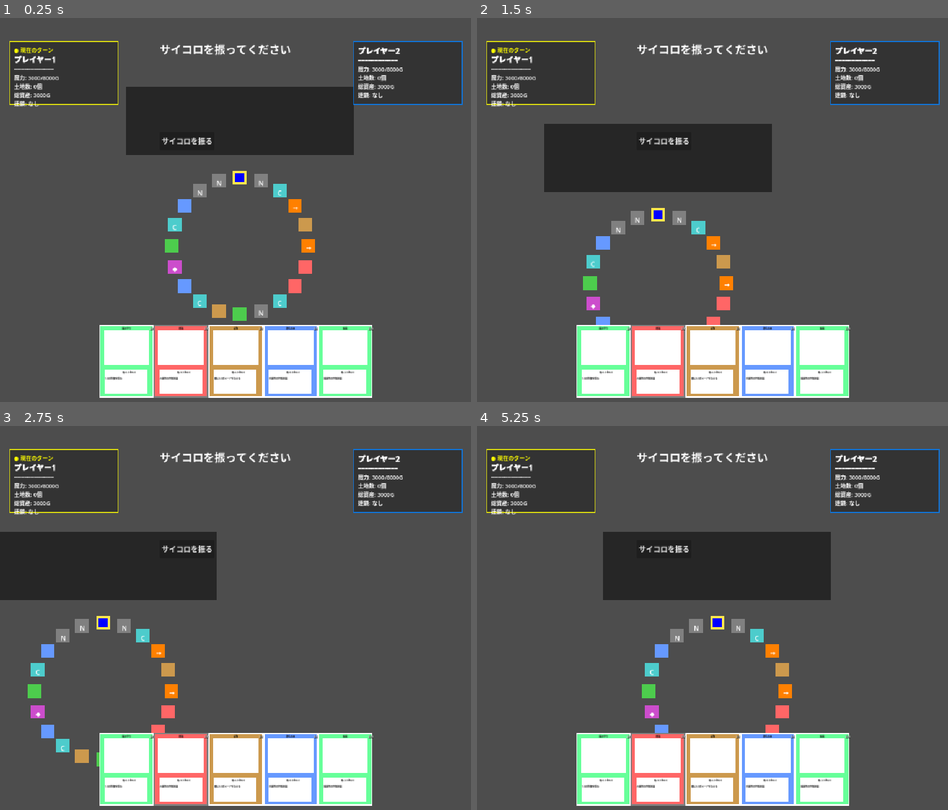
Above: before the commit, frames 1-4 (two rows, left to right).
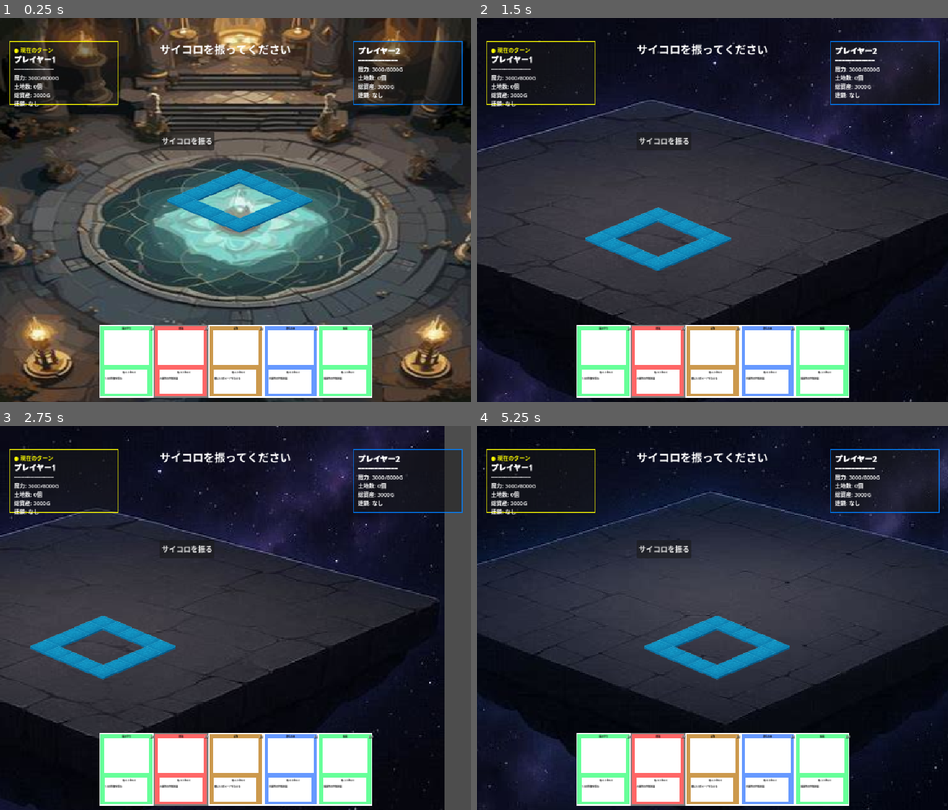
Above: after the commit, the same moments.

Repository: hiro0909yoshi/cardbattlegame
Game: Godot game, scene res://scenes/game.tscn
The game is run twice, just before and just after one commit, with the same random seed, the same clock (stepped at 60 frames per second) and the same inputs.
Inputs (mouse positions are in pixels of both pictures, inside the frame that each line leads up to):
- Up to frame 1 (0.25 s): no input
- Up to frame 2 (1.5 s): tap Enter at 0.5 s; move the mouse to (816, 190) at 0.52 s; hold Right (ui_right) 0.53-1.25 s; tap M at 0.6 s; click (816, 190) at 0.67 s; tap Space at 0.77 s; tap B at 0.8 s; drag from (618, 229) to (688, 286) at 1.27 s
- Up to frame 3 (2.75 s): move the mouse to (282, 533) at 2.02 s; hold Right (ui_right) from 2.03 s (still down); hold 1 from 2.03 s (still down); tap 2 at 2.3 s
- Up to frame 4 (5.25 s): release Right (ui_right) at 2.75 s; release 1 at 2.75 s; drag from (688, 694) to (571, 560) at 2.77 s; move the mouse to (853, 675) at 3.52 s; hold Left (ui_left) 3.53-4.25 s; hold 3 3.53-4.25 s; tap Space at 3.77 s; tap 4 at 3.8 s; drag from (571, 560) to (641, 522) at 4.27 s; move the mouse to (736, 618) at 5.02 s; hold Down (ui_down) from 5.03 s (still down); tap M at 5.1 s; click (736, 618) at 5.17 s

The runs differ from the first frame. In frame 1, 58% of the frame differs, in the area x 0-100%, y 0-100%; in frame 2, 68%; in frame 3, 65%; in frame 4, 80%.

Commit message:
背景問題

Diff:
--- a/scenes/game.tscn
+++ b/scenes/game.tscn
@@ -7,11 +7,4 @@
 
 [node name="Hand" type="Node2D" parent="."]
 
-[node name="PlayArea" type="ColorRect" parent="."]
-offset_left = 150.0
-offset_top = 50.0
-offset_right = 650.0
-offset_bottom = 200.0
-color = Color(0, 0, 0, 0.501961)
-
 [node name="BoardMap" type="Node2D" parent="."]
--- a/scripts/board_system.gd
+++ b/scripts/board_system.gd
@@ -7,7 +7,7 @@
 const GameConstants = preload("res://scripts/game_constants.gd")
 
 # ボード設定
-var board_tiles = []  # マスの配列（ColorRect）
+var board_tiles = []  # マスの配列（TextureRect）
 var tile_data = []    # マスのデータ配列
 var total_tiles = GameConstants.TOTAL_TILES  # マスの総数
 
@@ -43,35 +43,87 @@
 
 		tile_data.append({
 			"type": type,
-			"element": get_random_element() if type == TileType.NORMAL else "",
+			"element": "水",  # 全て水属性に固定
 			"index": i,
 			"is_special": false,  # 特殊マスフラグ
 			"special_type": 0     # 特殊マスタイプ
 		})
 
-# ボードマップを生成（UIノードに追加）
+# ボードマップを生成（菱形配置）
 func create_board(parent_node: Node):
-	var center = Vector2(400, 400)  # ボードの中心
-	var radius = 150  # 円の半径
-
-	for i in range(total_tiles):
-		# 円形にマスを配置
-		var angle = (2 * PI * i) / total_tiles - PI/2
-		var pos = center + Vector2(cos(angle), sin(angle)) * radius
-
-		# マスを表す四角形を作成
-		var tile = ColorRect.new()
-		tile.size = Vector2(30, 30)
-		tile.position = pos - tile.size / 2  # 中心に配置
-
-		# マスの色を設定（特殊マスは後で上書きされる）
-		if tile_data[i].type == TileType.START:
-			tile.color = GameConstants.SPECIAL_TILE_COLORS["START"]
-		elif tile_data[i].type == TileType.CHECKPOINT:
-			tile.color = GameConstants.SPECIAL_TILE_COLORS["CHECKPOINT"]
-		else:
-			# 通常マスは属性色
-			tile.color = get_element_color(tile_data[i].element)
+	var center = Vector2(400, 300)  # マップ中心
+	var tile_spacing = 80  # タイル間隔
+
+	print("\n=== タイル作成開始 ===")
+	print("タイル間隔: ", tile_spacing)
+	print("中心位置: ", center)
+
+	# 菱形配置の定義（20マス）
+	var diamond_layout = [
+		#1段目
+		[Vector2(0, -0.68)],
+		#2段目
+		[Vector2(-0.4, -0.51), Vector2(0.4, -0.51)],
+		# 3段目
+		[Vector2(-0.8, -0.34), Vector2(0.8, -0.34)],
+		# 4段目
+		[Vector2(-1.2, -0.17),Vector2(1.2, -0.17)],
+		# 5段目
+		[Vector2(-1.6, 0), Vector2(1.6, 0)],
+		# 6段目
+		[Vector2(-1.2, 0.17),  Vector2(1.2, 0.17)],
+		# 7段目
+		[Vector2(-0.8, 0.34), Vector2(0.8, 0.34)],
+		#8段目
+		[Vector2(-0.4, 0.51), Vector2(0.4, 0.51)],
+		#9段目
+		[Vector2(0, 0.68)]
+	]
+
+	# 全ての位置を一つの配列にまとめる
+	var all_positions = []
+	for row in diamond_layout:
+		for offset in row:
+			all_positions.append(center + offset * tile_spacing)
+
+	# タイル作成
+	for i in range(min(total_tiles, all_positions.size())):
+		var pos = all_positions[i]
+
+		# マスを表す画像を作成
+		var tile = TextureRect.new()
+
+		# ============ タイルサイズ変更テスト ============
+		# アイソメトリック比率（2:1）でサイズ設定
+		var tile_size = Vector2(64, 32)  # 幅100、高さ50
+		tile.custom_minimum_size = tile_size  # 最小サイズを強制
+		tile.size = tile_size
+
+		print("\nタイル ", i, " 作成:")
+		print("  設定サイズ: ", tile_size)
+		print("  位置: ", pos)
+
+		# 位置設定（タイルの中心を基準に）
+		tile.position = pos - tile_size / 2
+
+		# 下の方が手前に表示されるようにz_indexを設定
+		tile.z_index = int(pos.y / 10)
+
+		# テクスチャ設定
+		tile.texture = load("res://assets/images/tiles/water_tile3.png")
+
+		# ============ stretch_mode変更テスト ============
+		# 複数のモードを試してコメントアウトで切り替え
+		tile.stretch_mode = TextureRect.STRETCH_SCALE  # 強制的に指定サイズに拡大縮小
+		# tile.stretch_mode = TextureRect.STRETCH_KEEP  # 元のサイズを維持
+		# tile.stretch_mode = TextureRect.STRETCH_KEEP_ASPECT_CENTERED  # アスペクト比維持（元の設定）
+		# tile.stretch_mode = TextureRect.STRETCH_KEEP_ASPECT_COVERED  # アスペクト比維持で全体カバー
+
+		# 拡張モード設定（追加テスト）
+		tile.expand_mode = TextureRect.EXPAND_FIT_WIDTH_PROPORTIONAL
+
+		print("  stretch_mode: ", tile.stretch_mode)
+		print("  expand_mode: ", tile.expand_mode)
 
 		# レベル表示用ラベルを追加
 		var level_label = Label.new()
@@ -87,10 +139,19 @@
 		parent_node.add_child(tile)
 		board_tiles.append(tile)
 
+		# 実際のサイズを次のフレームで確認
+		if i == 0:  # 最初のタイルだけ詳細確認
+			await get_tree().process_frame
+			print("  [確認] 実際のサイズ: ", tile.size)
+			print("  [確認] スケール: ", tile.scale)
+			print("  [確認] 親ノードスケール: ", parent_node.scale)
+
+	print("\n=== タイル作成完了 ===\n")
+
 # ランダムな属性を取得
 func get_random_element() -> String:
-	var elements = ["火", "水", "風", "土"]
-	return elements[randi() % elements.size()]
+	# 現在は全て水属性なので使用しない
+	return "水"
 
 # 属性に応じた色を取得
 func get_element_color(element: String) -> Color:
@@ -234,7 +295,7 @@
 			# SpecialTileSystemから色を取得
 			var special_system = get_tree().get_root().get_node_or_null("Game/SpecialTileSystem")
 			if special_system:
-				tile.color = special_system.get_special_tile_color(special_type)
+				tile.modulate = special_system.get_special_tile_color(special_type)
 
 			# 特殊マスマークを追加
 			var mark_label = Label.new()
--- a/scripts/game.gd
+++ b/scripts/game.gd
@@ -1,5 +1,5 @@
 extends Node2D
-# メインゲーム管理スクリプト（Camera/UI分離版）
+# メインゲーム管理スクリプト（背景修正版）
 
 # システムの参照
 var board_system: BoardSystem
@@ -14,9 +14,18 @@
 
 var player_count = 2  # プレイヤー数
 
+# マップ背景管理
+var current_bg_index = 0
+var background_paths = [
+	"res://assets/images/map/map_background1.jpeg",
+	"res://assets/images/map/map_background.png",
+	"res://assets/images/map/map_background2.png",
+	"res://assets/images/map/map_background3.png"
+]
+var current_background = null  # 現在の背景ノード
+
 func _ready():
 	print("=== カルドセプト風ゲーム開始 ===")
-
 
 	initialize_systems()
 	setup_game()
@@ -95,6 +104,21 @@
 		board_map_node.name = "BoardMap"
 		add_child(board_map_node)
 
+	# マップ背景を追加（サイズ自動取得・中央配置）
+	var bg_paths = [
+		"res://assets/images/map/map_background1.jpeg",
+		"res://assets/images/map/map_background.png",
+		"res://assets/images/map/map_background1.png"
+	]
+
+	# 最初に見つかった背景画像を使用
+	for i in range(background_paths.size()):
+		var bg_path = background_paths[i]
+		if FileAccess.file_exists(bg_path):
+			current_bg_index = i
+			load_background(bg_path)
+			break
+
 	# ボードを作成
 	board_system.create_board($BoardMap)
 
@@ -215,3 +239,112 @@
 
 func _on_turn_ended(player_id: int):
 	print("ターン終了: プレイヤー", player_id + 1)
+
+# 背景読み込み関数
+func load_background(bg_path: String):
+	# 既存の背景を削除
+	if current_background and is_instance_valid(current_background):
+		current_background.queue_free()
+
+	print("\n=== 背景読み込み開始 ===")
+	print("パス: ", bg_path)
+
+	if FileAccess.file_exists(bg_path):
+		var texture = load(bg_path)
+		if texture:
+			# 元のテクスチャサイズを記録
+			var original_size = texture.get_size()
+			print("元の画像サイズ: ", original_size)
+
+			# TextureRectを作成（テクスチャ設定前）
+			var background = TextureRect.new()
+			background.name = "MapBackground"
+			background.z_index = -10  # 最背面
+
+			# 統一サイズ: 1500×1000に強制設定
+			var unified_size = Vector2(1500, 1000)
+
+			# サイズを先に設定
+			background.custom_minimum_size = unified_size
+			background.size = unified_size
+
+			# モードを設定
+			background.stretch_mode = TextureRect.STRETCH_SCALE
+			background.expand_mode = TextureRect.EXPAND_IGNORE_SIZE
+
+			# テクスチャは最後に設定
+			background.texture = texture
+
+			# ボードの中心点（board_system.gdの設定値）
+			var board_center = Vector2(400, 300)
+
+			# 中心に配置
+			background.position = board_center - (unified_size / 2)
+
+			print("stretch_mode設定値: ", background.stretch_mode)
+			print("expand_mode設定値: ", background.expand_mode)
+			print("設定したサイズ: ", background.size)
+			print("position: ", background.position)
+
+			$BoardMap.add_child(background)
+			current_background = background
+
+			# 1フレーム待って実際のサイズを確認
+			await get_tree().process_frame
+			print("[確認] 実際のサイズ: ", background.size)
+
+			# サイズが違う場合は強制修正
+			if background.size != unified_size:
+				print("警告: サイズが異なるため強制修正")
+				background.set_size(unified_size)
+				print("[修正後] サイズ: ", background.size)
+
+			print("=== 背景読み込み完了 ===\n")
+		else:
+			print("テクスチャ読み込み失敗:", bg_path)
+	else:
+		print("ファイルが存在しません: ", bg_path)
+
+# 次の背景に切り替え
+func switch_to_next_background():
+	current_bg_index = (current_bg_index + 1) % background_paths.size()
+
+	# 利用可能な背景を探す
+	for i in range(background_paths.size()):
+		var index = (current_bg_index + i) % background_paths.size()
+		var path = background_paths[index]
+		if FileAccess.file_exists(path):
+			current_bg_index = index
+			load_background(path)
+			print("背景切り替え: [", index + 1, "/", background_paths.size(), "] ", path)
+			return
+
+	print("利用可能な背景画像がありません")
+
+# 特定の背景に切り替え
+func switch_to_background(index: int):
+	if index >= 0 and index < background_paths.size():
+		var path = background_paths[index]
+		if FileAccess.file_exists(path):
+			current_bg_index = index
+			load_background(path)
+		else:
+			print("背景画像が見つかりません: ", path)
+	else:
+		print("無効なインデックス: ", index)
+
+# デバッグ入力処理
+func _input(event):
+	if event is InputEventKey and event.pressed:
+		match event.keycode:
+			KEY_M:  # Mキーで次の背景に切り替え
+				switch_to_next_background()
+			KEY_B:  # Bキー + 数字で特定の背景に切り替え
+				if Input.is_key_pressed(KEY_1):
+					switch_to_background(0)
+				elif Input.is_key_pressed(KEY_2):
+					switch_to_background(1)
+				elif Input.is_key_pressed(KEY_3):
+					switch_to_background(2)
+				elif Input.is_key_pressed(KEY_4):
+					switch_to_background(3)
Binary file added: assets/images/map/map_background1.jpeg
Not shown, added: assets/images/map/map_background1.jpeg.import
Binary file added: assets/images/map/map_background2.png
Not shown, added: assets/images/map/map_background2.png.import
Binary file added: assets/images/map/map_background3.png
Not shown, added: assets/images/map/map_background3.png.import
Binary file added: assets/images/tiles/earth_tile2.jpg
Not shown, added: assets/images/tiles/earth_tile2.jpg.import
Binary file added: assets/images/tiles/fire_tile2.jpg
Not shown, added: assets/images/tiles/fire_tile2.jpg.import
Binary file added: assets/images/tiles/nuetral_tile2.png
Not shown, added: assets/images/tiles/nuetral_tile2.png.import
(and 4 more such lines)
